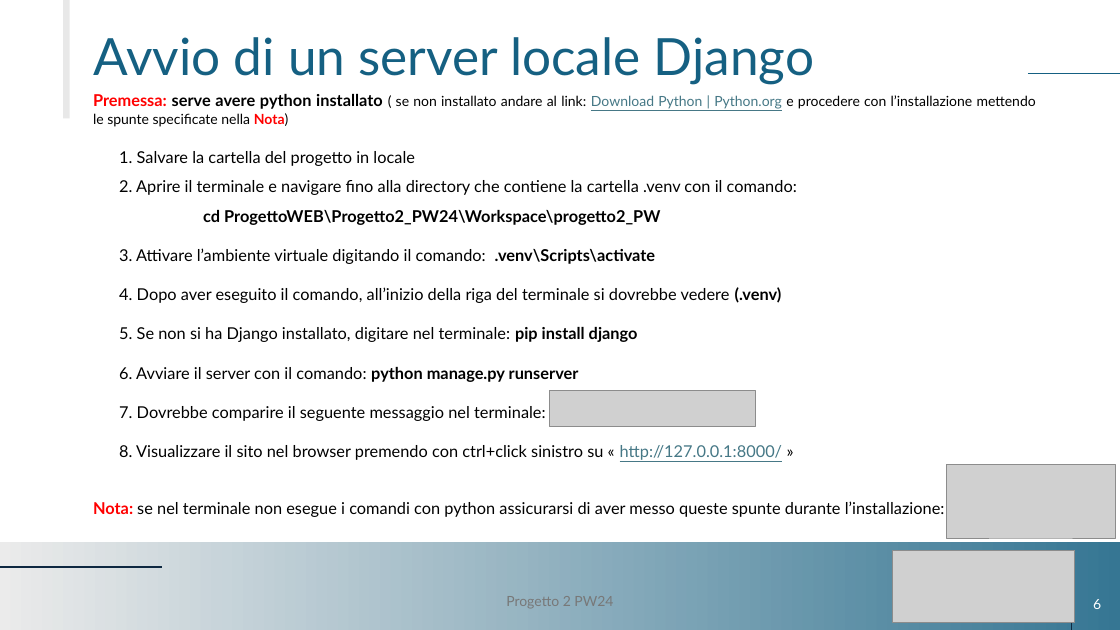
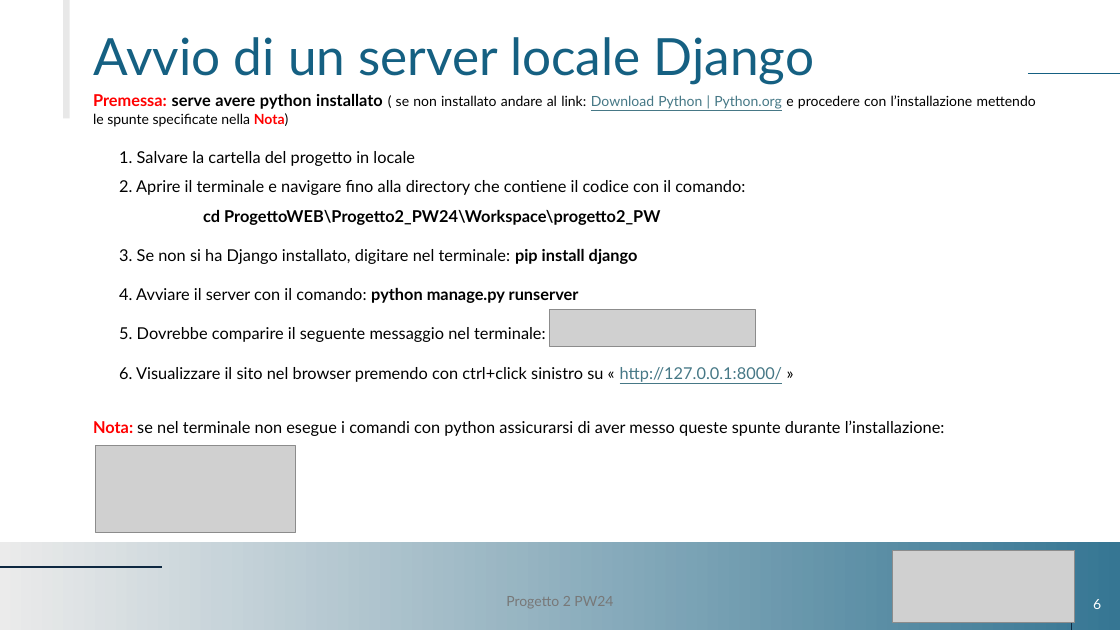
Before and after one commit to DavideBrambilla98/Progetto2_PW24, a slide deck: slide 6 of Documentazione/PROGETTO 2 PW24.pptx. Drawn at 1120x630 pixels with LibreOffice and Linux fonts; fonts in the diff are those of the drawing; grey boxes stand for pictures. Boxes give left, top, right and bottom in pixels: in the first picture for what was removed or moved away, otherwise in the second. Text is boxed around its words. In the diff, an @@ line names an element or a change of style, - is before the commit and + after.

```diff
--- a/Documentazione/PROGETTO 2 PW24.pptx
+++ b/Documentazione/PROGETTO 2 PW24.pptx
@@ text at box(119, 180, 745, 195): text changed @@
-2. Aprire il terminale e navigare fino alla directory che contiene la cartella .venv con il comando:
+2. Aprire il terminale e navigare fino alla directory che contiene il codice con il comando:
@@ text at box(119, 249, 782, 382): text changed @@
-3. Attivare l’ambiente virtuale digitando il comando: .venv\Scripts\activate
-4. Dopo aver eseguito il comando, all’inizio della riga del terminale si dovrebbe vedere (.venv)
-5. Se non si ha Django installato, digitare nel terminale: pip install django
-6. Avviare il server con il comando: python manage.py runserver
-7. Dovrebbe comparire il seguente messaggio nel terminale:
-8. Visualizzare il sito nel browser premendo con ctrl+click sinistro su « http://127.0.0.1:8000/ »
+3. Se non si ha Django installato, digitare nel terminale: pip install django
+4. Avviare il server con il comando: python manage.py runserver
+5. Dovrebbe comparire il seguente messaggio nel terminale:
+6. Visualizzare il sito nel browser premendo con ctrl+click sinistro su « http://127.0.0.1:8000/ »
@@ picture: place and size @@
-picture at box(549, 390, 755, 427)
+picture at box(549, 310, 755, 347)
@@ text "Nota: se nel terminale non ...": place and size @@
-text "Nota: se nel terminale non ..." at box(93, 501, 945, 517)
+text "Nota: se nel terminale non ..." at box(93, 420, 945, 436)
@@ picture: place and size @@
-picture at box(946, 465, 1115, 539)
+picture at box(96, 445, 296, 533)
```
Also in this commit, not shown: 1 other file.
